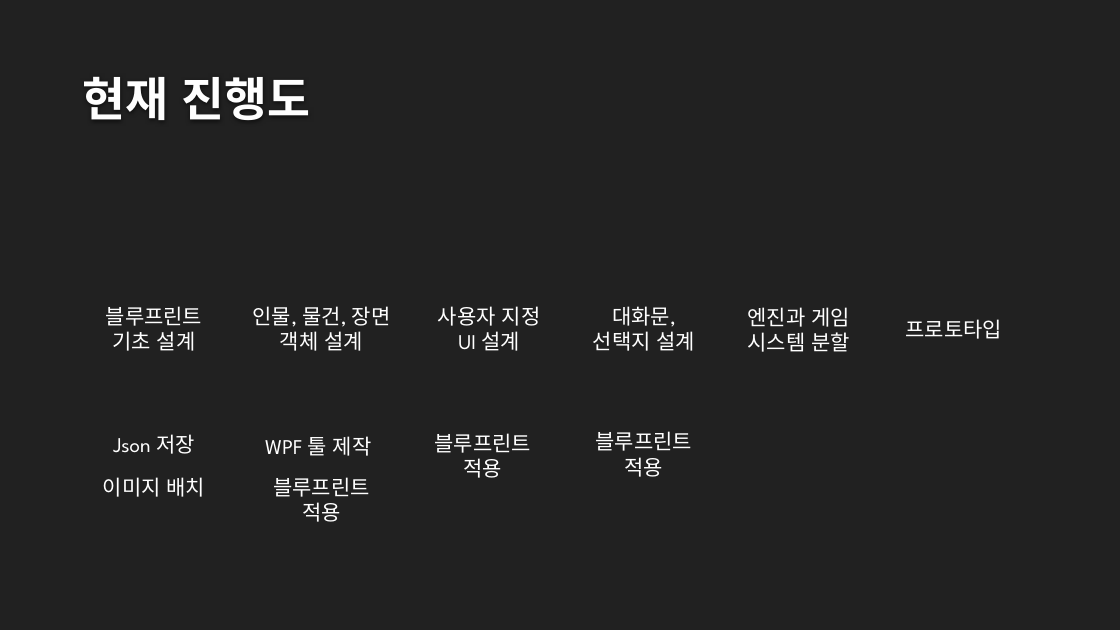
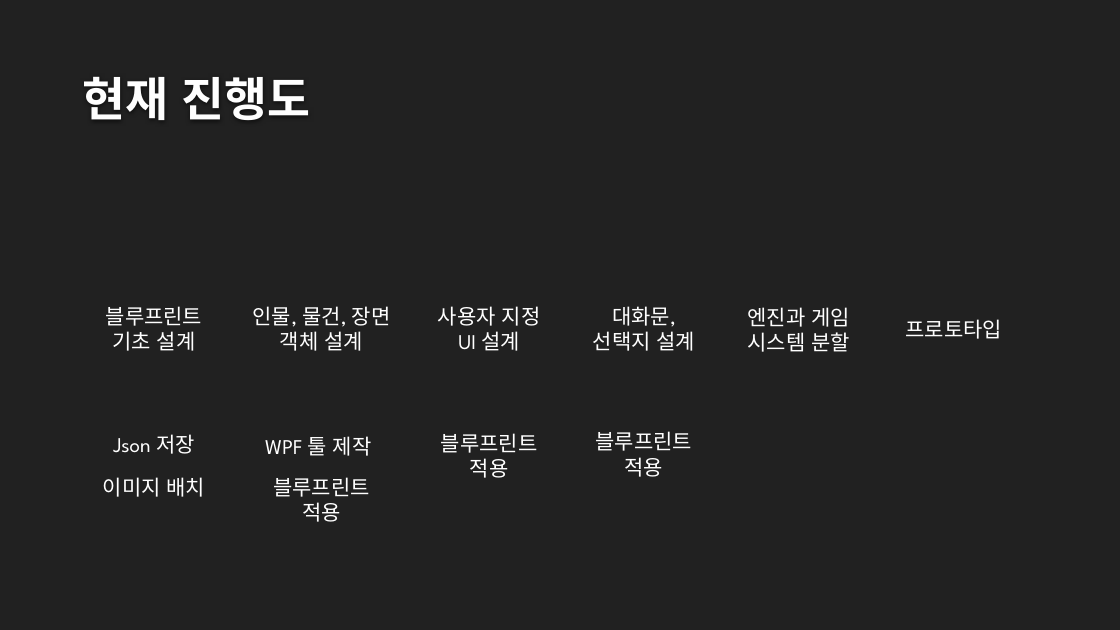
Before and after one commit to DIMBD-AKE/Visual-Light-Novel, a slide deck: slide 4 of Visual Light Novel.pptx. Drawn at 1120x630 pixels with LibreOffice and Linux fonts; fonts in the diff are those of the drawing; background and template pictures are left out. Boxes give left, top, right and bottom in pixels: in the first picture for what was removed or moved away, otherwise in the second. Text is boxed around its words. In the diff, an @@ line names an element or a change of style, - is before the commit and + after.

```diff
--- a/Visual Light Novel.pptx
+++ b/Visual Light Novel.pptx
@@ text "블루프린트 적용" moved from (x1=434, y1=433, x2=531, y2=478) to (x1=441, y1=433, x2=538, y2=478) @@
```
Also in this commit, not shown: 2 other slides changed, 1 slide added, 21 other files.
